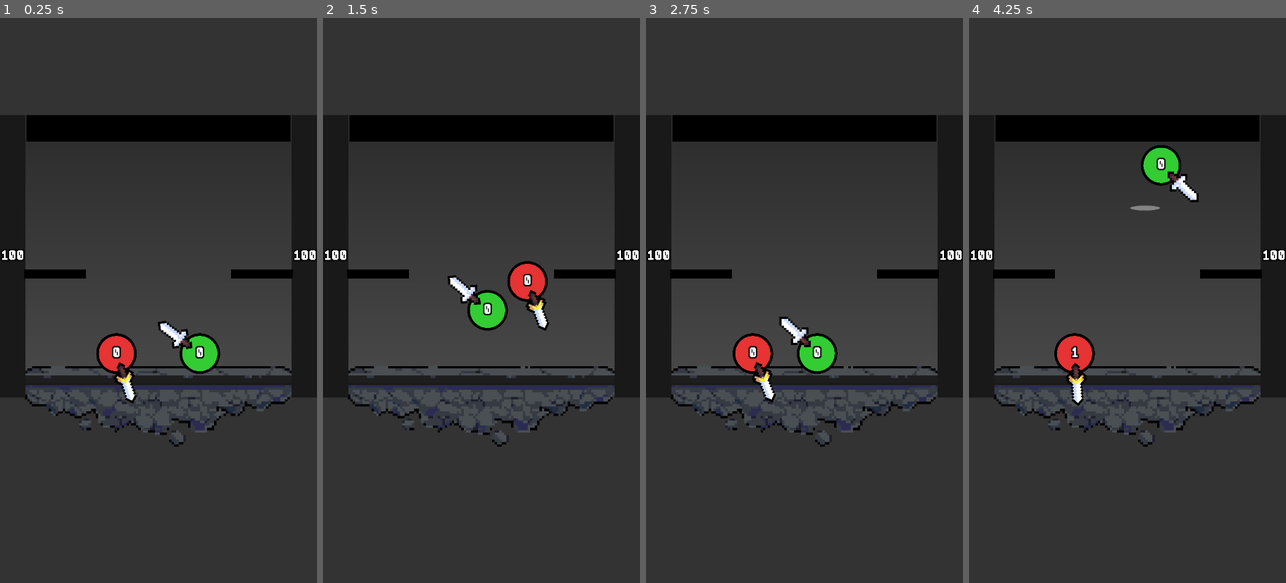
Above: before the commit, frames 1-4 (left to right).
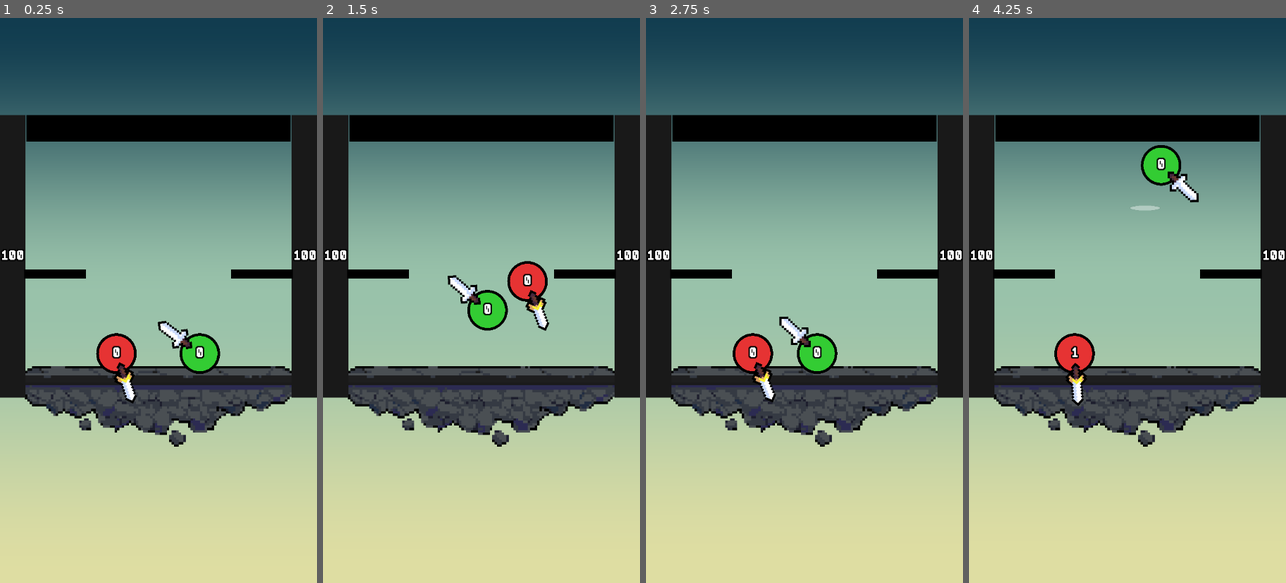
Above: after the commit, the same moments.

Repository: HarryLin349/Super-Smash-Balls
Game: Godot game, scene res://Main.tscn
Two runs of this game, one before a commit and one after it. Both use one fixed random seed, a clock stepped at 60 frames per second and the inputs below.
Inputs:
- Up to frame 1 (0.25 s): no input
- Up to frame 2 (1.5 s): no input
- Up to frame 3 (2.75 s): no input
- Up to frame 4 (4.25 s): no input

The runs differ from the first frame. In frame 1, 78% of the frame differs, in the area x 0-100%, y 0-100%; in frame 2, 78%; in frame 3, 78%; in frame 4, 78%.

Commit message:
add bg gradient

Diff:
--- a/Main.gd
+++ b/Main.gd
@@ -55,8 +55,8 @@
 	_set_wall(wall_right, Vector2(viewport_size.x + wall_thickness * 0.5 - walldist, center.y), Vector2(wall_thickness, wall_height))
 
 	if arena_background != null:
-		arena_background.position = center - Vector2(arena_size_value, arena_size_value * 0.5)
-		arena_background.size = Vector2(arena_size_value *2, arena_size_value)
+		arena_background.position = Vector2.ZERO
+		arena_background.size = viewport_size
 
 	var floor_y := floor_position.y - wall_thickness * 0.5
 	ball_left.position = Vector2(center.x - arena_size_value * 0.2, floor_y - ball_left.radius)
--- a/Main.tscn
+++ b/Main.tscn
@@ -12,22 +12,24 @@
 [sub_resource type="Shader" id="8"]
 code = "shader_type canvas_item;
 
-uniform vec4 top_color : source_color = vec4(0.18, 0.18, 0.18, 1.0);
-uniform vec4 bottom_color : source_color = vec4(0.28, 0.28, 0.28, 1.0);
-uniform float time = 0.0;
+uniform vec4 top_color : source_color = vec4(0.0667, 0.2353, 0.3098, 1.0);
+uniform vec4 mid_color : source_color = vec4(0.6, 0.7608, 0.6667, 1.0);
+uniform vec4 bottom_color : source_color = vec4(0.8706, 0.8667, 0.6353, 1.0);
 
 void fragment() {
-	float shift = sin(time * 0.35) * 0.03;
+	float shift = sin(TIME * 0.35) * 0.03;
 	float t = clamp(UV.y + shift, 0.0, 1.0);
-	COLOR = mix(top_color, bottom_color, t);
+	vec4 top_mid = mix(top_color, mid_color, smoothstep(0.0, 0.5, t));
+	vec4 mid_bot = mix(mid_color, bottom_color, smoothstep(0.5, 1.0, t));
+	COLOR = mix(top_mid, mid_bot, step(0.5, t));
 }
 "
 
 [sub_resource type="ShaderMaterial" id="9"]
 shader = SubResource("8")
-shader_parameter/top_color = Color(0.18, 0.18, 0.18, 1)
-shader_parameter/bottom_color = Color(0.28, 0.28, 0.28, 1)
-shader_parameter/time = 0.0
+shader_parameter/top_color = Color(0.0666667, 0.235294, 0.309804, 1)
+shader_parameter/mid_color = Color(0.6, 0.760784, 0.666667, 1)
+shader_parameter/bottom_color = Color(0.870588, 0.866667, 0.635294, 1)
 
 [sub_resource type="RectangleShape2D" id="1"]
 size = Vector2(200, 18)
Not shown, changed: .DS_Store
